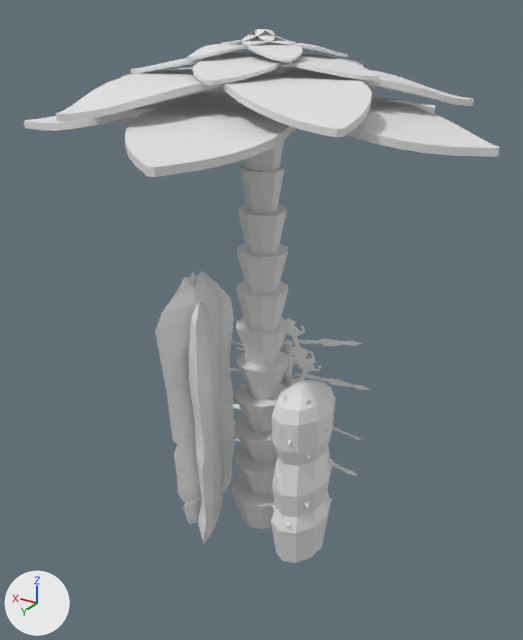
The glTF model public/laur-jungle.glb: old version first, new version second.
Camera for both pictures: a 50 mm camera at (-3.06, 65.83, 5.05) aimed at (-0.01, 60.75, 2.5). Lighting does not change. The marker at lower left points along +X, +Y and +Z. The older version comes first.

Names of what the first picture shows: 'LaurRoundCactus', 'LaurTriCactus', 'LaurTriLeaf', 'Palm_Canopy', 'Palm_Trunk'.
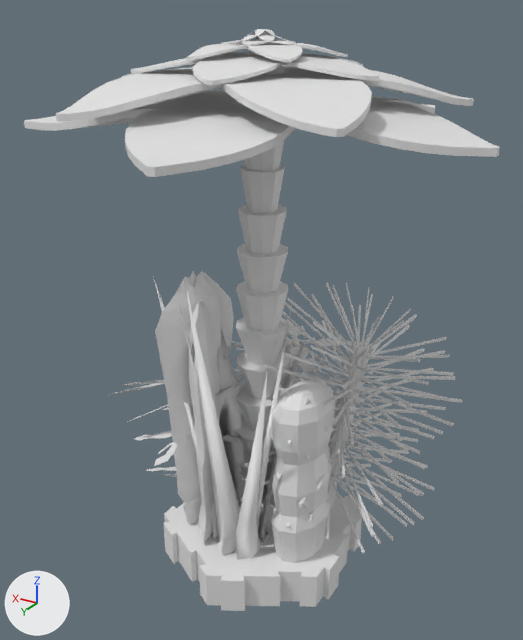
Edits to the bpy script that builds the scene:
```text
Add me_cylinder_027:
    me_cylinder_027.from_pydata(...)  # 1473 vertices, 2920 faces; spans x -0.85..1.91, y -0.61..0.6, z 0.35..2.27
Add me_cylinder_026:
    me_cylinder_026.from_pydata(...)  # 1301 vertices, 2598 faces; spans x -1.67..0.47, y -1.6..0.53, z 0.18..2.72
Add me_interlock6_001:
    me_interlock6_001.from_pydata(...)  # 108 vertices, 212 faces; spans x -0.93..0.93, y -1.0..1.0, z 0.0..0.35
Add me_aliengrassufo_v01_tuft_a_003:
    me_aliengrassufo_v01_tuft_a_003.from_pydata(...)  # 80 vertices, 113 faces; spans x -0.53..0.82, y -0.1..1.14, z 0.35..3.17
Add ob_ticallatrileaf:
    ob_ticallatrileaf = bpy.data.objects.new('TicallaTriLeaf', me_cylinder_027)
    ob_ticallatrileaf.location = (0.0, 60.71, 0.0)
Add ob_jungleneedlefern:
    ob_jungleneedlefern = bpy.data.objects.new('JungleNeedleFern', me_cylinder_026)
    ob_jungleneedlefern.location = (0.0, 60.71, 0.0)
Add ob_junglebase:
    ob_junglebase = bpy.data.objects.new('JungleBase', me_interlock6_001)
    ob_junglebase.location = (0.0, 60.71, 0.0)
Add ob_ticallapineapplefern:
    ob_ticallapineapplefern = bpy.data.objects.new('TicallaPineappleFern', me_aliengrassufo_v01_tuft_a_003)
    ob_ticallapineapplefern.location = (0.0, 60.71, 0.0)
```

What differs and where, as boxes [x1, y1, x2, y2] in the pictures (523 x 640 px):
'JungleNeedleFern', added: after [243, 283, 463, 554]
'JungleBase', added: after [164, 493, 362, 611]
'TicallaPineappleFern', added: after [153, 277, 306, 560]
'TicallaTriLeaf', added: after [109, 327, 343, 482]
